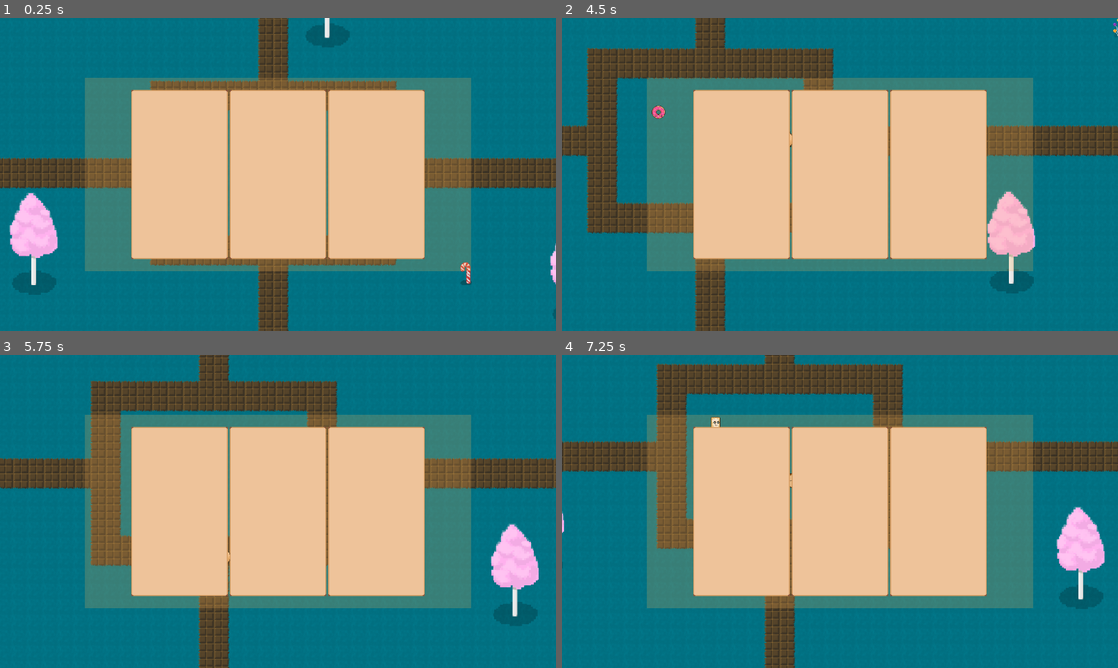
Above: before the commit, frames 1-4 (two rows, left to right).
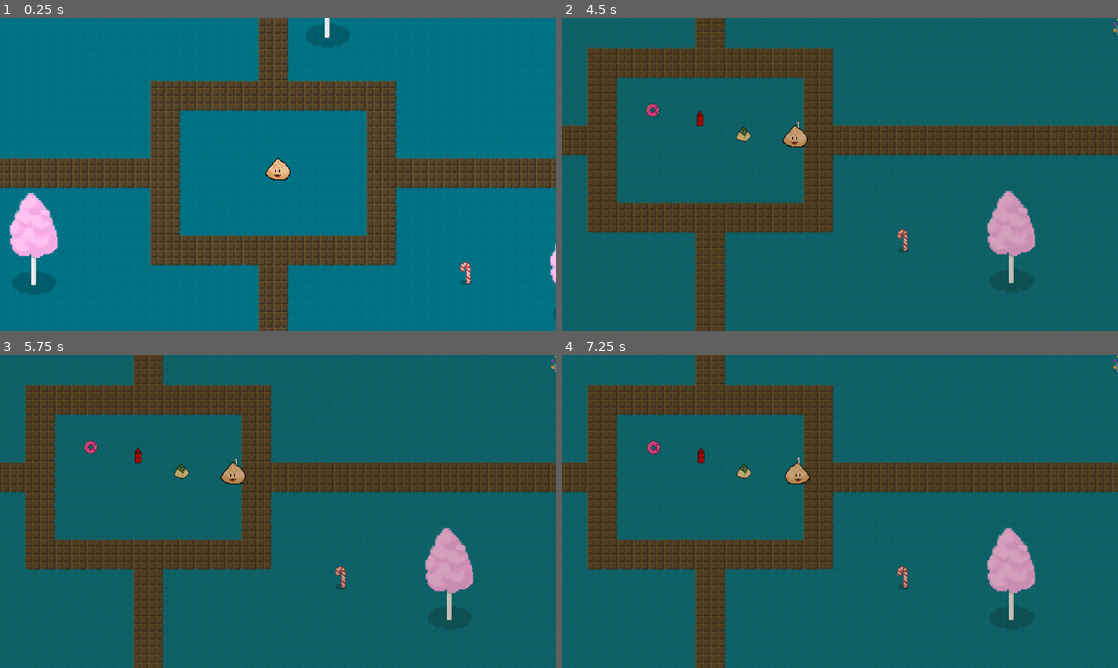
Above: after the commit, the same moments.

Repository: SteamedKoko/Gluttony
Game: Godot game, scene res://scenes/arena/arena.tscn
Same seed, same stepped clock (60 frames per second), same inputs: the game is played once before the commit and once after it.
Inputs:
- Up to frame 1 (0.25 s): no input
- Up to frame 2 (4.5 s): tap Enter at 0.5 s; hold F (right) 0.53-1.28 s; hold J (dash) 0.53-1.28 s; hold Down (down) 1.28-2.03 s; tap J (dash) at 1.35, 2.85, 4.35 s; hold F (right) 2.03-2.78 s; hold J (dash) 2.03-2.78 s; hold Up (up) 2.78-3.53 s; hold J (dash) 3.53-4.28 s; hold S (left) from 3.53 s (still down)
- Up to frame 3 (5.75 s): release S (left) at 5.03 s; hold Down (down) from 5.03 s (still down); hold J (dash) from 5.03 s (still down)
- Up to frame 4 (7.25 s): release Down (down) at 5.78 s; release J (dash) at 5.78 s; hold F (right) 5.78-6.53 s; tap J (dash) at 5.85 s; hold Up (up) from 6.53 s (still down); hold J (dash) from 6.53 s (still down)

The runs differ from the first frame. In frame 1, 43% of the frame differs, in the area x 15-85%, y 19-81%; in frame 2, 89%; in frame 3, 92%; in frame 4, 94%, in the area x 0-100%, y 0-100%.

Commit message:
more levelup ui work

Diff:
--- a/entities/monsters/base_monster.gd
+++ b/entities/monsters/base_monster.gd
@@ -9,7 +9,7 @@
 @export var acceleration: float = 300
 
 var move_speed_mult = 4
-var _exp_value: float = 10
+var _exp_value: float = 10000
 
 func _physics_process(_delta: float) -> void:
 	move_monster(_delta)
--- a/entities/player/player.gd
+++ b/entities/player/player.gd
@@ -40,6 +40,7 @@
 	while current_exp >= next_level_experience:
 		current_level+=1
 		next_level_experience += pow(current_level, exp_scaling) + exp_per_level
+		print('sent signal')
 		leveled_up.emit()
 		health.take_max_health(max_health_lost_per_level)
 
--- a/scenes/arena/arena.tscn
+++ b/scenes/arena/arena.tscn
@@ -52,6 +52,6 @@
 [node name="Spawner9" parent="." instance=ExtResource("3_aj7ud")]
 position = Vector2(1459, 1595)
 
-[node name="CanvasLayer" type="CanvasLayer" parent="."]
+[node name="Popup" type="CanvasLayer" parent="."]
 
-[node name="LevelUpMenu" parent="CanvasLayer" instance=ExtResource("4_aj7ud")]
+[node name="LevelUpMenu" parent="Popup" instance=ExtResource("4_aj7ud")]
--- /dev/null
+++ b/ui/level_up_menu/level_up_menu.gd
@@ -0,0 +1,31 @@
+extends Control
+
+@onready var levels_left: int = 0
+
+const skill_options_to_add = 3
+var skill_options = []
+
+func _ready() -> void:
+    GameManager.player.leveled_up.connect(func (): levels_left += 1)
+    visible = false
+
+
+
+func opt_for_skill() -> void:
+    get_tree().paused = true
+    self.visible = true
+
+
+    # %SkillOptionContainer.add_child()
+    await get_tree().create_timer(2).timeout
+
+    self.visible = false
+    levels_left -=1
+
+    if levels_left > 0:
+        opt_for_skill()
+    get_tree().paused = false
+
+func _process(_delta: float) -> void:
+    if levels_left > 0:
+        opt_for_skill()
--- a/ui/level_up_menu/level_up_menu.tscn
+++ b/ui/level_up_menu/level_up_menu.tscn
@@ -1,6 +1,6 @@
 [gd_scene load_steps=2 format=3 uid="uid://co6ketbnvk6rd"]
 
-[ext_resource type="Texture2D" uid="uid://cjqiwu5vinc60" path="res://ui/level_up_menu/sprites/sign.png" id="1_1parf"]
+[ext_resource type="Script" uid="uid://dh6l8mbd43jgh" path="res://ui/level_up_menu/level_up_menu.gd" id="1_ox7mh"]
 
 [node name="LevelUpMenu" type="Control"]
 layout_mode = 3
@@ -9,23 +9,22 @@
 anchor_bottom = 1.0
 grow_horizontal = 2
 grow_vertical = 2
+script = ExtResource("1_ox7mh")
 
 [node name="BaseMenu" type="MarginContainer" parent="."]
-custom_minimum_size = Vector2(800, 400)
 layout_mode = 1
-anchors_preset = 8
-anchor_left = 0.5
-anchor_top = 0.5
-anchor_right = 0.5
-anchor_bottom = 0.5
+anchors_preset = 15
+anchor_right = 1.0
+anchor_bottom = 1.0
 grow_horizontal = 2
 grow_vertical = 2
 
 [node name="ColorRect" type="ColorRect" parent="BaseMenu"]
 layout_mode = 2
-color = Color(0.964706, 0.694118, 0.32549, 0.223529)
+color = Color(0.240447, 0.149788, 0.0151228, 0.223529)
 
-[node name="HBoxContainer" type="HBoxContainer" parent="BaseMenu/ColorRect"]
+[node name="SkillOptionContainer" type="HBoxContainer" parent="BaseMenu/ColorRect"]
+unique_name_in_owner = true
 layout_mode = 1
 anchors_preset = 8
 anchor_left = 0.5
@@ -38,71 +37,3 @@
 offset_bottom = 175.0
 grow_horizontal = 2
 grow_vertical = 2
-
-[node name="MarginContainer" type="MarginContainer" parent="BaseMenu/ColorRect/HBoxContainer"]
-custom_minimum_size = Vector2(200, 350)
-layout_mode = 2
-
-[node name="NinePatchRect" type="NinePatchRect" parent="BaseMenu/ColorRect/HBoxContainer/MarginContainer"]
-layout_mode = 2
-texture = ExtResource("1_1parf")
-patch_margin_left = 4
-patch_margin_top = 4
-patch_margin_right = 4
-patch_margin_bottom = 4
-
-[node name="MarginContainer2" type="MarginContainer" parent="BaseMenu/ColorRect/HBoxContainer"]
-custom_minimum_size = Vector2(200, 350)
-layout_mode = 2
-
-[node name="NinePatchRect" type="NinePatchRect" parent="BaseMenu/ColorRect/HBoxContainer/MarginContainer2"]
-layout_mode = 2
-texture = ExtResource("1_1parf")
-patch_margin_left = 4
-patch_margin_top = 4
-patch_margin_right = 4
-patch_margin_bottom = 4
-
-[node name="MarginContainer3" type="MarginContainer" parent="BaseMenu/ColorRect/HBoxContainer"]
-custom_minimum_size = Vector2(200, 350)
-layout_mode = 2
-
-[node name="NinePatchRect" type="NinePatchRect" parent="BaseMenu/ColorRect/HBoxContainer/MarginContainer3"]
-layout_mode = 2
-texture = ExtResource("1_1parf")
-patch_margin_left = 4
-patch_margin_top = 4
-patch_margin_right = 4
-patch_margin_bottom = 4
-
-[node name="MarginContainer" type="MarginContainer" parent="."]
-visible = false
-layout_mode = 1
-anchors_preset = 15
-anchor_right = 1.0
-anchor_bottom = 1.0
-grow_horizontal = 2
-grow_vertical = 2
-
-[node name="HBoxContainer" type="HBoxContainer" parent="MarginContainer"]
-layout_mode = 2
-size_flags_horizontal = 4
-size_flags_vertical = 4
-
-[node name="Button" type="Button" parent="MarginContainer/HBoxContainer"]
-custom_minimum_size = Vector2(15, 15)
-layout_mode = 2
-size_flags_horizontal = 4
-size_flags_vertical = 4
-
-[node name="Button2" type="Button" parent="MarginContainer/HBoxContainer"]
-custom_minimum_size = Vector2(15, 15)
-layout_mode = 2
-size_flags_horizontal = 4
-size_flags_vertical = 4
-
-[node name="Button3" type="Button" parent="MarginContainer/HBoxContainer"]
-custom_minimum_size = Vector2(15, 15)
-layout_mode = 2
-size_flags_horizontal = 4
-size_flags_vertical = 4
--- /dev/null
+++ b/ui/level_up_menu/skill_option.tscn
@@ -0,0 +1,14 @@
+[gd_scene load_steps=2 format=3 uid="uid://dg63xbboysn8b"]
+
+[ext_resource type="Texture2D" uid="uid://cjqiwu5vinc60" path="res://ui/level_up_menu/sprites/sign.png" id="1_s11mn"]
+
+[node name="MarginContainer" type="MarginContainer"]
+custom_minimum_size = Vector2(200, 350)
+
+[node name="NinePatchRect" type="NinePatchRect" parent="."]
+layout_mode = 2
+texture = ExtResource("1_s11mn")
+patch_margin_left = 4
+patch_margin_top = 4
+patch_margin_right = 4
+patch_margin_bottom = 4
Not shown, added: ui/level_up_menu/level_up_menu.gd.uid
